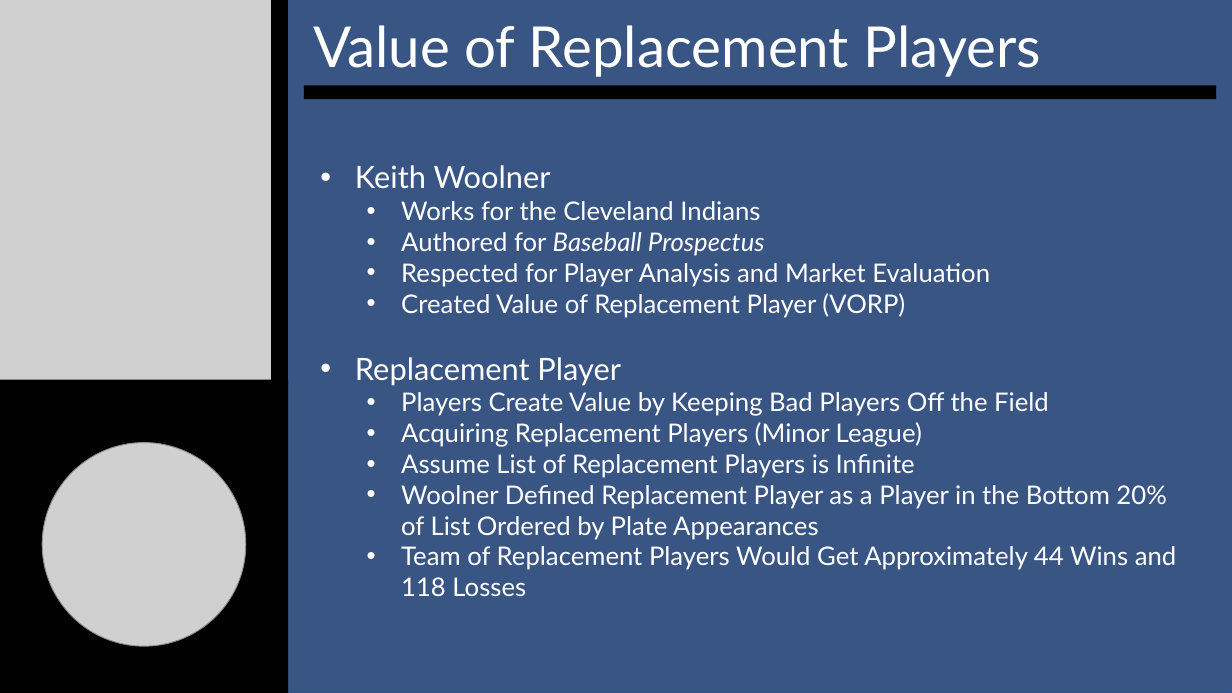
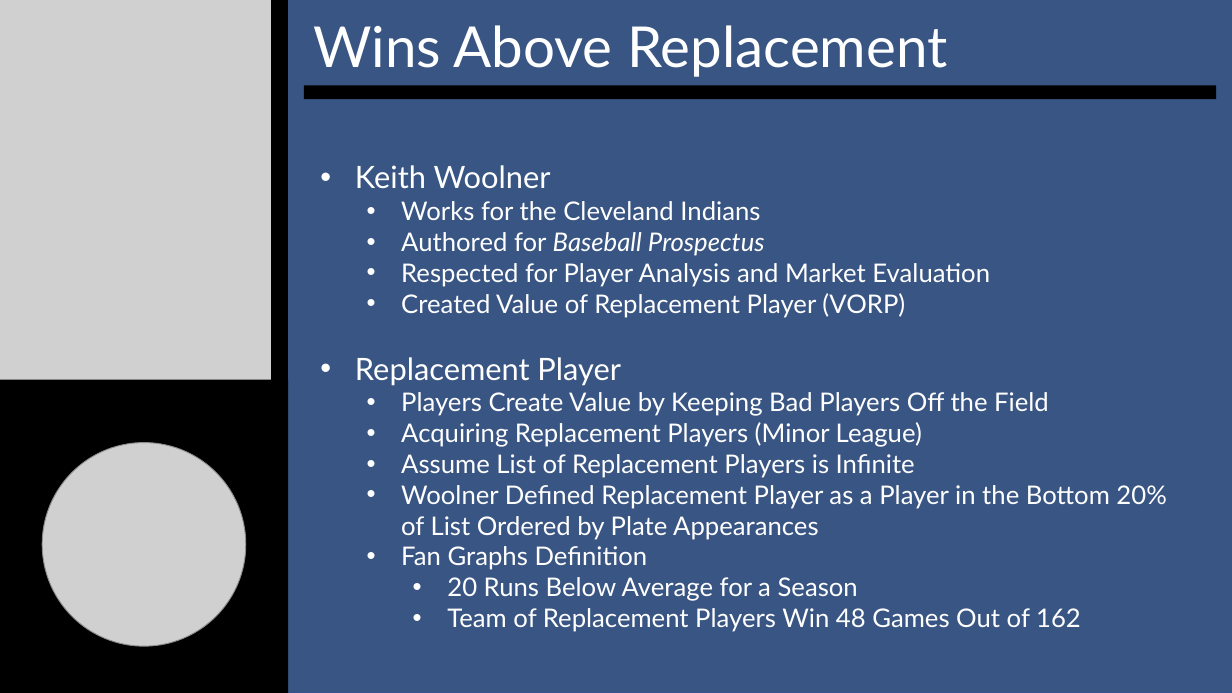
Before and after one commit to SuperMarioGiacomazzo/STOR538_WEBSITE, a slide deck: slide 8 of Slides/Baseball 6/Baseball_6_Lecture.pptx (slide 10 before the commit). Drawn at 1232x693 pixels with LibreOffice and Linux fonts; fonts in the diff are those of the drawing; grey boxes stand for pictures. Boxes give left, top, right and bottom in pixels: in the first picture for what was removed or moved away, otherwise in the second. Text is boxed around its words. In the diff, an @@ line names an element or a change of style, - is before the commit and + after.

```diff
--- a/Slides/Baseball 6/Baseball_6_Lecture.pptx
+++ b/Slides/Baseball 6/Baseball_6_Lecture.pptx
@@ subtitle at [313,25,947,77]: text changed @@
-Value of Replacement Players
+Wins Above Replacement
@@ text at [401,546,1081,632]: text changed @@
-  • Team of Replacement Players Would Get Approximately 44 Wins and 118 Losses
+  • Fan Graphs Definition
+    • 20 Runs Below Average for a Season
+    • Team of Replacement Players Win 48 Games Out of 162
```
Also in this commit, not shown: 2 other slides changed, 7 slides added, 11 slides removed, 6 other files.
